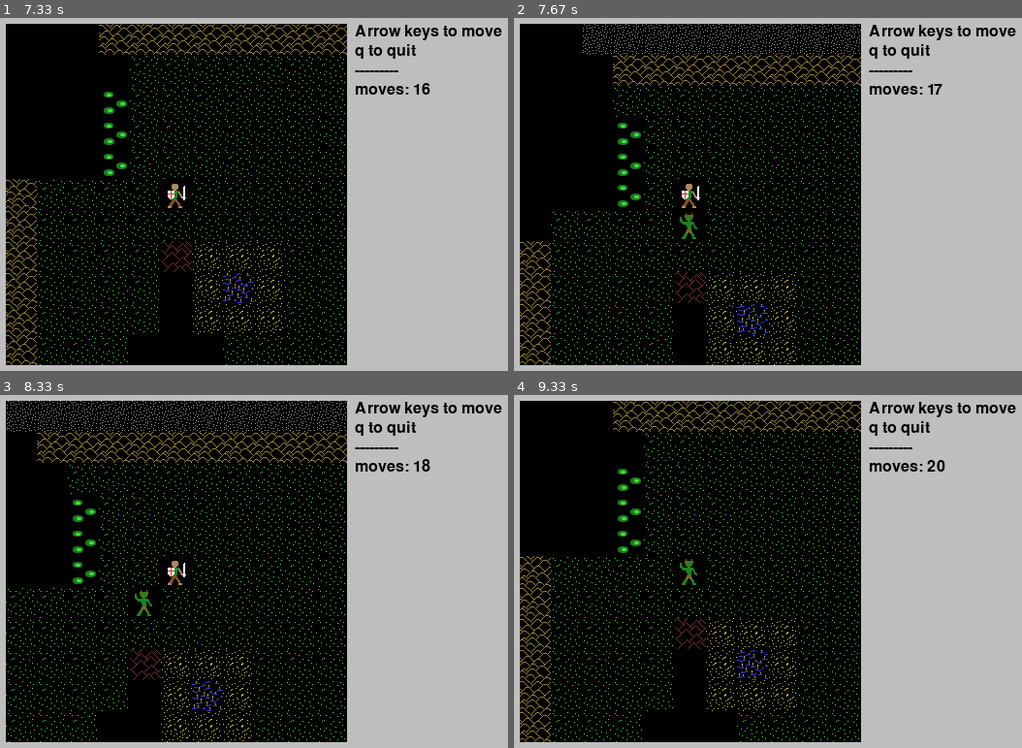
Above: before the commit, frames 1-4 (two rows, left to right).
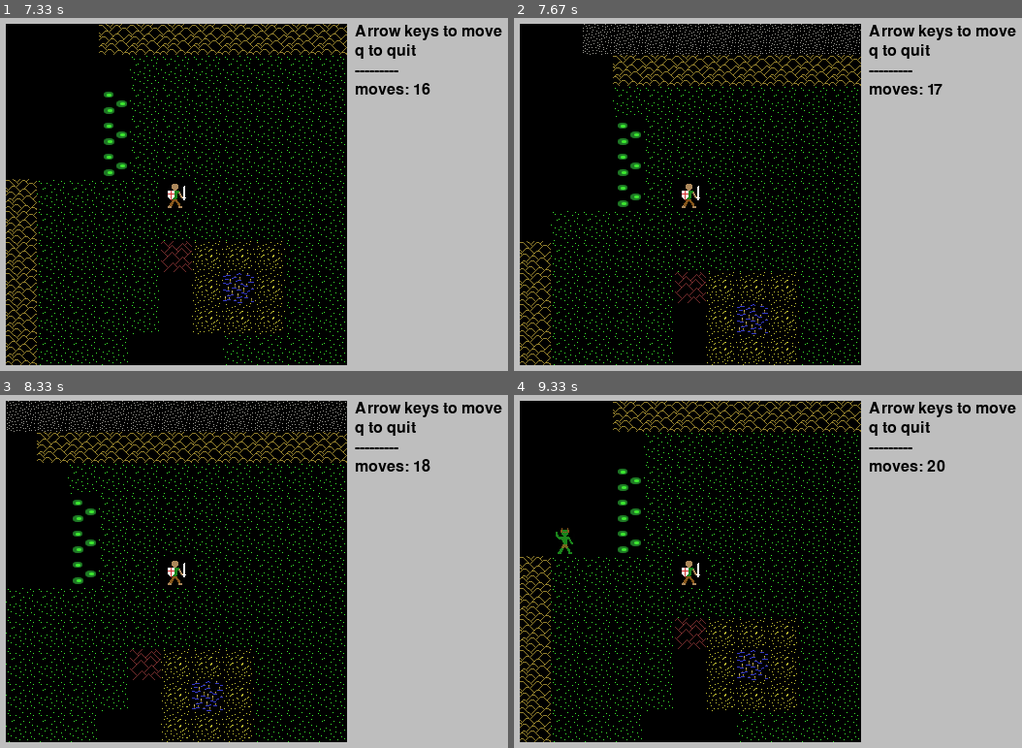
Above: after the commit, the same moments.

Repository: josh-reynolds/Python
Game: pygame game, started from pygame/nulltima/demo.py
The game is run twice, just before and just after one commit, with the same random seed, the same clock (stepped at 60 frames per second) and the same inputs.
Inputs:
- Up to frame 1 (7.33 s): hold Right 0.33-0.8 s; hold Up 0.83-1.13 s; hold Right 1.17-1.63 s; hold Left 1.67-2.2 s; hold Down 2.23-2.53 s; hold Left 2.57-2.97 s; hold Up 3-3.37 s; hold Right 3.4-4.03 s; hold Down 4.07-4.43 s; hold Left 4.47-4.93 s; hold Right 4.97-5.43 s; hold Up 5.47-5.77 s; hold Right 5.8-6.27 s; hold Left 6.3-6.83 s; hold Down 6.87-7.17 s; hold Left from 7.2 s (still down)
- Up to frame 2 (7.67 s): release Left at 7.6 s; hold Up from 7.63 s (still down)
- Up to frame 3 (8.33 s): release Up at 8 s; hold Right from 8.03 s (still down)
- Up to frame 4 (9.33 s): release Right at 8.67 s; hold Down 8.7-9.07 s; hold Left from 9.1 s (still down)

Frame 1 is identical in both runs. In frame 2, 0.1% of the frame differs, in the area x 31-38%, y 54-64%; in frame 3, 0.1%; in frame 4, 0.2%, in the area x 8-37%, y 37-54%.

Commit message:
Spawning monsters only at edge of grid

Diff:
--- a/pygame/nulltima/game.py
+++ b/pygame/nulltima/game.py
@@ -125,8 +125,9 @@
 
     def spawn(self):
         if random.random() < 0.1:
-            coordinate = (random.randint(0,self.grid.width-1) + self.grid.offset[0],
-                          random.randint(0,self.grid.height-1) + self.grid.offset[1])
+            grid_coordinate = random.choice(self.grid.edges)
+            coordinate = (grid_coordinate[0] + self.grid.offset[0],
+                          grid_coordinate[1] + self.grid.offset[1])
             self.monsters.append(monster(coordinate, self))
             print("Spawning monster!")
             print(self.monsters)
